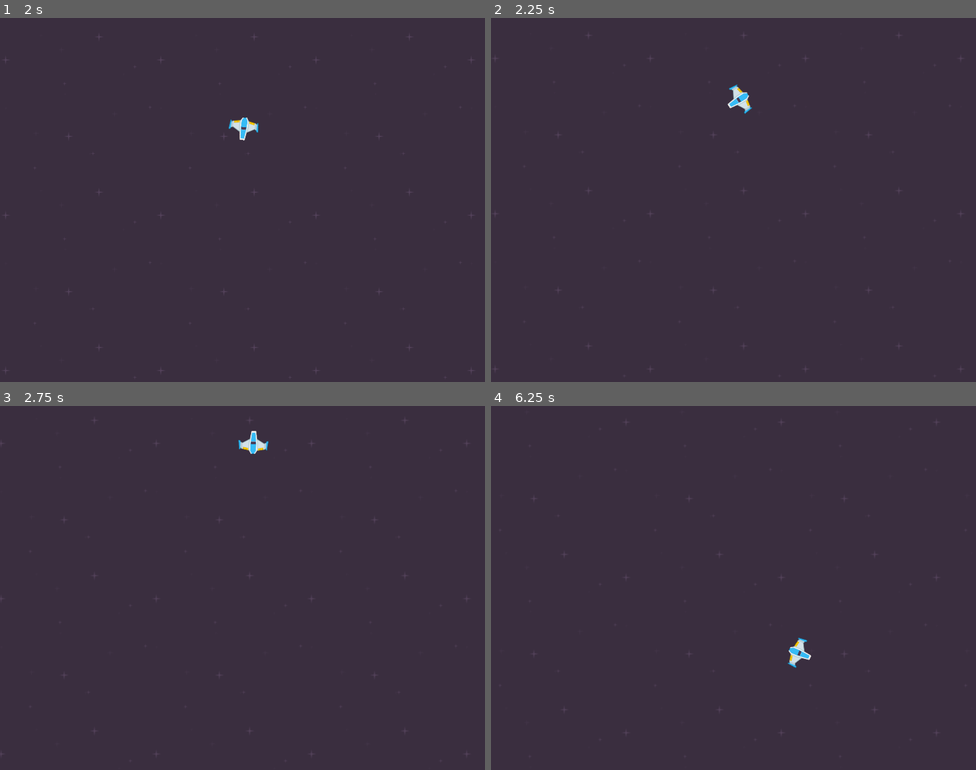
Above: before the commit, frames 1-4 (two rows, left to right).
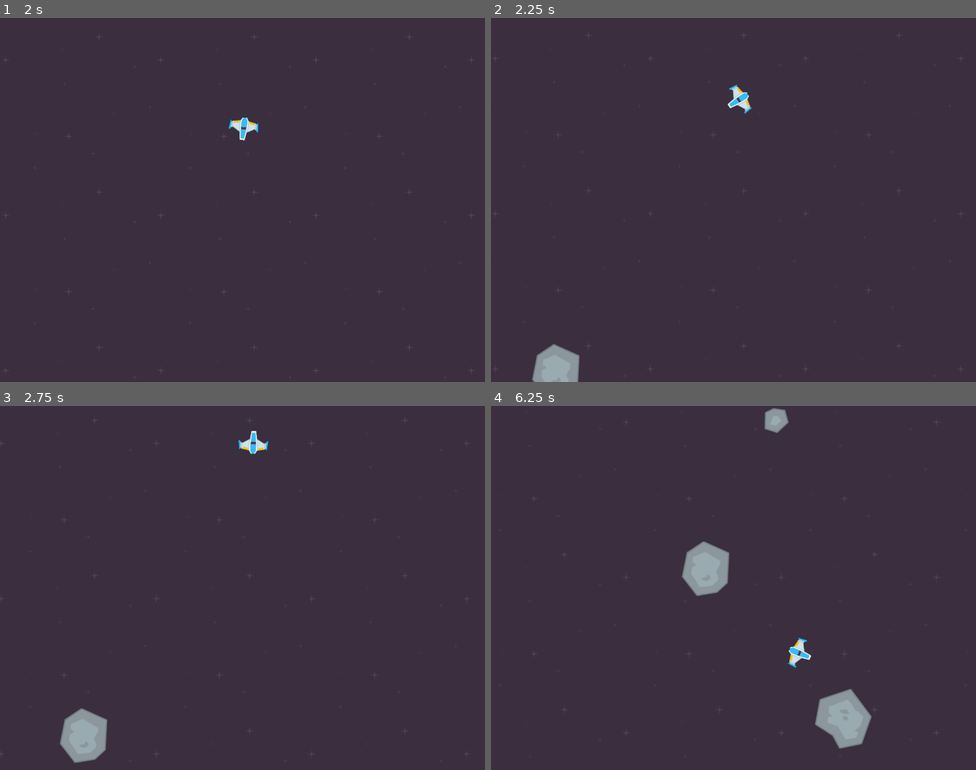
Above: after the commit, the same moments.

Repository: nicognito/game-a-week-001
Game: Godot game, scene res://scenes/level.tscn
Same seed, same stepped clock (60 frames per second), same inputs: the game is played once before the commit and once after it.
Inputs:
- Up to frame 1 (2 s): tap Enter at 0.5 s; hold D (turn_right) 0.53-1.28 s; hold S (move_back) from 1.28 s (still down)
- Up to frame 2 (2.25 s): release S (move_back) at 2.03 s; hold D (turn_right) from 2.03 s (still down)
- Up to frame 3 (2.75 s): keep holding D (turn_right)
- Up to frame 4 (6.25 s): release D (turn_right) at 2.78 s; hold W (move_forward) 2.78-3.53 s; hold A (turn_left) 3.53-5.03 s; hold S (move_back) 5.03-5.78 s; hold D (turn_right) from 5.78 s (still down)

Frame 1 is identical in both runs. In frame 2, 0.8% of the frame differs, in the area x 8-19%, y 89-100%; in frame 3, 1.1%; in frame 4, 2.7%, in the area x 39-79%, y 0-95%.

Commit message:
Spawn meteors

Diff:
--- a/scenes/big_meteor_1.tscn
+++ b/scenes/big_meteor_1.tscn
@@ -1,12 +1,19 @@
-[gd_scene load_steps=2 format=3 uid="uid://d31euqp8sserm"]
+[gd_scene load_steps=4 format=3 uid="uid://d31euqp8sserm"]
 
 [ext_resource type="Texture2D" uid="uid://bntdxx4y6coxs" path="res://assets/textures/meteors/meteorGrey_big1.png" id="1_jpdef"]
+[ext_resource type="Script" path="res://scripts/meteor.gd" id="1_wi8f1"]
 
-[node name="BigMeteor1" type="Area2D"]
+[sub_resource type="CircleShape2D" id="CircleShape2D_syny7"]
+radius = 40.0
+
+[node name="BigMeteor1" type="Area2D" groups=["meteors"]]
 collision_layer = 4
 collision_mask = 3
+script = ExtResource("1_wi8f1")
 
 [node name="Sprite2D" type="Sprite2D" parent="."]
 texture = ExtResource("1_jpdef")
 
 [node name="CollisionShape2D" type="CollisionShape2D" parent="."]
+position = Vector2(-1, -1)
+shape = SubResource("CircleShape2D_syny7")
--- a/scenes/big_meteor_2.tscn
+++ b/scenes/big_meteor_2.tscn
@@ -1,14 +1,16 @@
-[gd_scene load_steps=3 format=3 uid="uid://dp3gaen1cg3cm"]
+[gd_scene load_steps=4 format=3 uid="uid://dp3gaen1cg3cm"]
 
 [ext_resource type="Texture2D" uid="uid://dotdrq54624fs" path="res://assets/textures/meteors/meteorGrey_big2.png" id="1_o2djr"]
+[ext_resource type="Script" path="res://scripts/meteor.gd" id="1_v12x8"]
 
 [sub_resource type="CapsuleShape2D" id="CapsuleShape2D_8l0uv"]
 radius = 35.7335
 height = 108.81
 
-[node name="BigMeteor2" type="Area2D"]
+[node name="BigMeteor2" type="Area2D" groups=["meteors"]]
 collision_layer = 4
 collision_mask = 3
+script = ExtResource("1_v12x8")
 
 [node name="Sprite2D" type="Sprite2D" parent="."]
 texture = ExtResource("1_o2djr")
--- a/scenes/big_meteor_3.tscn
+++ b/scenes/big_meteor_3.tscn
@@ -1,13 +1,15 @@
-[gd_scene load_steps=3 format=3 uid="uid://booi83hgi1hl1"]
+[gd_scene load_steps=4 format=3 uid="uid://booi83hgi1hl1"]
 
+[ext_resource type="Script" path="res://scripts/meteor.gd" id="1_fuwwr"]
 [ext_resource type="Texture2D" uid="uid://bswh5c87vd8bd" path="res://assets/textures/meteors/meteorGrey_big3.png" id="1_gb825"]
 
 [sub_resource type="CircleShape2D" id="CircleShape2D_gleim"]
 radius = 38.0
 
-[node name="BigMeteor3" type="Area2D"]
+[node name="BigMeteor3" type="Area2D" groups=["meteors"]]
 collision_layer = 4
 collision_mask = 3
+script = ExtResource("1_fuwwr")
 
 [node name="Sprite2D" type="Sprite2D" parent="."]
 texture = ExtResource("1_gb825")
--- a/scenes/big_meteor_4.tscn
+++ b/scenes/big_meteor_4.tscn
@@ -1,13 +1,15 @@
-[gd_scene load_steps=3 format=3 uid="uid://dvirmn2mg0tat"]
+[gd_scene load_steps=4 format=3 uid="uid://dvirmn2mg0tat"]
 
+[ext_resource type="Script" path="res://scripts/meteor.gd" id="1_cxbxs"]
 [ext_resource type="Texture2D" uid="uid://ck4lmkg57y5fb" path="res://assets/textures/meteors/meteorGrey_big4.png" id="1_eb1na"]
 
 [sub_resource type="CircleShape2D" id="CircleShape2D_5phsa"]
 radius = 42.0
 
-[node name="BigMeteor4" type="Area2D"]
+[node name="BigMeteor4" type="Area2D" groups=["meteors"]]
 collision_layer = 4
 collision_mask = 3
+script = ExtResource("1_cxbxs")
 
 [node name="Sprite2D" type="Sprite2D" parent="."]
 texture = ExtResource("1_eb1na")
--- a/scenes/level.tscn
+++ b/scenes/level.tscn
@@ -1,11 +1,30 @@
-[gd_scene load_steps=3 format=3 uid="uid://vckxp7glvgdk"]
+[gd_scene load_steps=5 format=3 uid="uid://vckxp7glvgdk"]
 
+[ext_resource type="Script" path="res://scripts/level.gd" id="1_3wia8"]
 [ext_resource type="PackedScene" uid="uid://b8338plkfvf4a" path="res://scenes/background.tscn" id="1_gq35q"]
 [ext_resource type="PackedScene" uid="uid://4yqg3qkt2luf" path="res://scenes/player.tscn" id="2_jswdu"]
 
+[sub_resource type="Curve2D" id="Curve2D_u32ap"]
+_data = {
+"points": PackedVector2Array(0, 0, 0, 0, 0, 0, 0, 0, 0, 0, 800, 0, 0, 0, 0, 0, 800, 600, 0, 0, 0, 0, 0, 600, 0, 0, 0, 0, 0, 0)
+}
+point_count = 5
+
 [node name="Level" type="Node2D"]
+script = ExtResource("1_3wia8")
 
 [node name="Background" parent="." instance=ExtResource("1_gq35q")]
 
 [node name="Player" parent="." instance=ExtResource("2_jswdu")]
 position = Vector2(392, 257)
+
+[node name="MeteorPath" type="Path2D" parent="."]
+curve = SubResource("Curve2D_u32ap")
+
+[node name="MeteorSpawnLocation" type="PathFollow2D" parent="MeteorPath"]
+
+[node name="Timer" type="Timer" parent="."]
+wait_time = 2.0
+autostart = true
+
+[connection signal="timeout" from="Timer" to="." method="_on_timer_timeout"]
--- a/scenes/med_meteor_1.tscn
+++ b/scenes/med_meteor_1.tscn
@@ -1,13 +1,15 @@
-[gd_scene load_steps=3 format=3 uid="uid://vjlxw8vdlarm"]
+[gd_scene load_steps=4 format=3 uid="uid://vjlxw8vdlarm"]
 
 [ext_resource type="Texture2D" uid="uid://btog0m4fwgiqk" path="res://assets/textures/meteors/meteorGrey_med1.png" id="1_k5nvy"]
+[ext_resource type="Script" path="res://scripts/meteor.gd" id="1_xt6kj"]
 
 [sub_resource type="CircleShape2D" id="CircleShape2D_7rxse"]
 radius = 18.0
 
-[node name="MedMeteor1" type="Area2D"]
+[node name="MedMeteor1" type="Area2D" groups=["meteors"]]
 collision_layer = 4
 collision_mask = 3
+script = ExtResource("1_xt6kj")
 
 [node name="Sprite2D" type="Sprite2D" parent="."]
 texture = ExtResource("1_k5nvy")
--- a/scenes/med_meteor_2.tscn
+++ b/scenes/med_meteor_2.tscn
@@ -1,13 +1,15 @@
-[gd_scene load_steps=3 format=3 uid="uid://djfoifrosr8xs"]
+[gd_scene load_steps=4 format=3 uid="uid://djfoifrosr8xs"]
 
 [ext_resource type="Texture2D" uid="uid://b68h75cqep2bg" path="res://assets/textures/meteors/meteorGrey_med2.png" id="1_8uiu4"]
+[ext_resource type="Script" path="res://scripts/meteor.gd" id="1_h1pfp"]
 
 [sub_resource type="CircleShape2D" id="CircleShape2D_3malu"]
 radius = 17.0294
 
-[node name="MedMeteor2" type="Area2D"]
+[node name="MedMeteor2" type="Area2D" groups=["meteors"]]
 collision_layer = 4
 collision_mask = 3
+script = ExtResource("1_h1pfp")
 
 [node name="Sprite2D" type="Sprite2D" parent="."]
 texture = ExtResource("1_8uiu4")
--- a/scenes/small_meteor_1.tscn
+++ b/scenes/small_meteor_1.tscn
@@ -1,13 +1,15 @@
-[gd_scene load_steps=3 format=3 uid="uid://c2j7ye6tyuohv"]
+[gd_scene load_steps=4 format=3 uid="uid://c2j7ye6tyuohv"]
 
 [ext_resource type="Texture2D" uid="uid://btqn4o4nqh8ls" path="res://assets/textures/meteors/meteorGrey_small1.png" id="1_pxeio"]
+[ext_resource type="Script" path="res://scripts/meteor.gd" id="1_tv1cm"]
 
 [sub_resource type="CircleShape2D" id="CircleShape2D_eq1sj"]
 radius = 11.0
 
-[node name="SmallMeteor1" type="Area2D"]
+[node name="SmallMeteor1" type="Area2D" groups=["meteors"]]
 collision_layer = 4
 collision_mask = 3
+script = ExtResource("1_tv1cm")
 
 [node name="Sprite2D" type="Sprite2D" parent="."]
 texture = ExtResource("1_pxeio")
--- a/scenes/small_meteor_2.tscn
+++ b/scenes/small_meteor_2.tscn
@@ -1,13 +1,15 @@
-[gd_scene load_steps=3 format=3 uid="uid://cubmfbqprtwwl"]
+[gd_scene load_steps=4 format=3 uid="uid://cubmfbqprtwwl"]
 
+[ext_resource type="Script" path="res://scripts/meteor.gd" id="1_ci1qh"]
 [ext_resource type="Texture2D" uid="uid://ccbdxaia7s2g" path="res://assets/textures/meteors/meteorGrey_small2.png" id="1_eevdl"]
 
 [sub_resource type="CircleShape2D" id="CircleShape2D_emv1d"]
 radius = 11.0
 
-[node name="SmallMeteor2" type="Area2D"]
+[node name="SmallMeteor2" type="Area2D" groups=["meteors"]]
 collision_layer = 4
 collision_mask = 3
+script = ExtResource("1_ci1qh")
 
 [node name="Sprite2D" type="Sprite2D" parent="."]
 texture = ExtResource("1_eevdl")
--- /dev/null
+++ b/scripts/level.gd
@@ -0,0 +1,33 @@
+extends Node2D
+
+@onready var meteor_spawn_location = $MeteorPath/MeteorSpawnLocation
+@onready var player = $Player
+
+var max_meteor_count = 10
+
+var meteor_scenes: Array[PackedScene] = [
+	preload("res://scenes/big_meteor_1.tscn"),
+	preload("res://scenes/big_meteor_2.tscn"),
+	preload("res://scenes/big_meteor_3.tscn"),
+	preload("res://scenes/big_meteor_4.tscn"),
+	preload("res://scenes/med_meteor_1.tscn"),
+	preload("res://scenes/med_meteor_2.tscn"),
+	preload("res://scenes/small_meteor_1.tscn"),
+	preload("res://scenes/small_meteor_2.tscn"),
+]
+
+func _on_timer_timeout():
+	# avoid creating too many meteors
+	if get_tree().get_nodes_in_group("meteors").size() > max_meteor_count:
+		return
+
+	# instantiate a random meteor
+	var i = randi() % meteor_scenes.size()
+	var meteor = meteor_scenes[i].instantiate()
+	add_child(meteor)
+
+	# pick a random position along the meteor spawn path
+	meteor_spawn_location.progress_ratio = randf()
+	var meteor_position = meteor_spawn_location.global_position
+
+	meteor.initialize(meteor_position, player)
--- /dev/null
+++ b/scripts/meteor.gd
@@ -0,0 +1,32 @@
+extends Area2D
+
+var buffer = 20
+
+var speed = 100
+var direction = Vector2.ZERO
+
+
+func _process(delta):
+	global_position += delta * direction * speed
+
+	var screen_size = get_viewport_rect().size
+	if global_position.x < 0 - buffer:
+		global_position.x = screen_size.x - 1 + buffer
+	elif global_position.x > screen_size.x - 1 + buffer:
+		global_position.x = 0 - buffer
+	if global_position.y < 0 - buffer:
+		global_position.y = screen_size.y - 1 + buffer
+	elif global_position.y > screen_size.y - 1 + buffer:
+		global_position.y = 0 - buffer
+
+
+func initialize(new_position, player):
+	global_position = new_position
+
+	# move towards the player with jitter
+	var angle = get_angle_to(player.global_position)
+	var jitter = randf_range(-PI / 8, PI / 8)
+	direction = Vector2.from_angle(angle + jitter).normalized()
+
+	# random rotation
+	rotation = TAU * randf()
--- a/scripts/player.gd
+++ b/scripts/player.gd
@@ -28,11 +28,11 @@
 	move_and_slide()
 
 	var screen_size = get_viewport_rect().size
-	if position.x < 0:
-		position.x = screen_size.x
-	elif position.x > screen_size.x - 1:
-		position.x = 0
-	if position.y < 0:
-		position.y = screen_size.y
-	elif position.y > screen_size.y - 1:
-		position.y = 0
+	if global_position.x < 0:
+		global_position.x = screen_size.x
+	elif global_position.x > screen_size.x - 1:
+		global_position.x = 0
+	if global_position.y < 0:
+		global_position.y = screen_size.y
+	elif global_position.y > screen_size.y - 1:
+		global_position.y = 0
